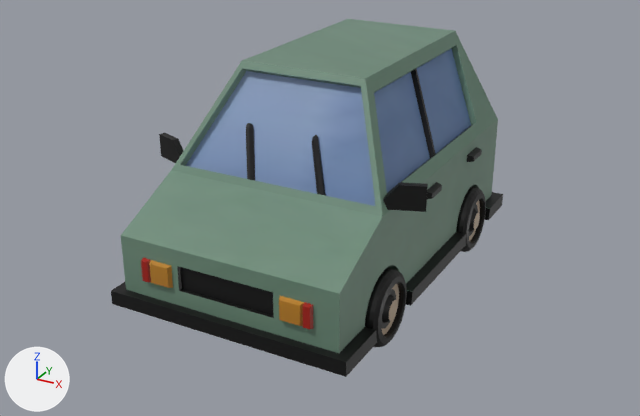
A saved change to the FBX model Assets/Art/PANDANIN/arabalar/araba minik yeni.fbx.
Before and after are seen from a 50 mm lens placed at (2.19, -4.08, 2.14), pointed at (-0.02, -0.06, 0.13). The lights are fixed; the arrows at lower left show +X, +Y and +Z. The older version comes first. Where no turn or scale is listed for an object, it has been applied to the vertices.
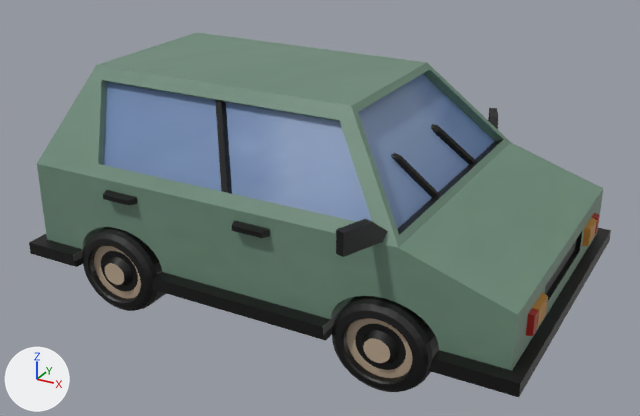
What changed in the scene script:
```text
Change me_plane_096:
    remove me_plane_096.from_pydata(...)  # 1906 vertices, 1658 faces; spans x -0.78..0.78, y -1.09..1.13, z -0.29..0.98
    add me_plane_096.from_pydata(...)  # 1906 vertices, 1658 faces; spans x -1.46..1.41, y -1.02..1.02, z -0.37..0.89
    me_plane_096 part 1: the loose piece of 320 vertices spanning x 0.47..0.67, y 0.45..0.85, z -0.29..0.11 is multiplied about its middle by the matrix ((0.0, -1.3, 0.0), (1.3, 0.0, 0.0), (0.0, 0.0, 1.204)), then moved by (-1.42, 0.09, -0.04)
    me_plane_096 part 2: the loose piece of 320 vertices spanning x 0.47..0.67, y -0.76..-0.36, z -0.29..0.11 is multiplied about its middle by the matrix ((0.0, -1.3, 0.0), (1.3, 0.0, 0.0), (0.0, 0.0, 1.204)), then moved by (0.16, 1.3, -0.04)
    me_plane_096 part 3: the loose piece of 320 vertices spanning x -0.67..-0.47, y 0.45..0.85, z -0.29..0.11 is multiplied about its middle by the matrix ((0.0, -1.3, 0.0), (1.3, 0.0, 0.0), (0.0, 0.0, 1.204)), then moved by (-0.28, -1.4, -0.04)
    me_plane_096 part 4: the loose piece of 320 vertices spanning x -0.67..-0.47, y -0.76..-0.36, z -0.29..0.11 is multiplied about its middle by the matrix ((0.0, -1.3, 0.0), (1.3, 0.0, 0.0), (0.0, 0.0, 1.204)), then moved by (1.3, -0.18, -0.04)
    me_plane_096 part 5: the loose piece of 398 vertices spanning x -0.68..0.68, y -1.09..1.12, z -0.16..0.98 is multiplied about the mesh origin by the matrix ((0.0, -1.3, 0.0), (1.3, 0.0, 0.0), (0.0, 0.0, 0.91))
    me_plane_096 part 6: the loose piece of 8 vertices spanning x 0.61..0.66, y -0.09..0.07, z 0.32..0.36 is turned 90 degrees about the z axis through its middle and scaled by 1.28, then moved by (-0.62, 0.83, -0.03)
    me_plane_096 part 7: the loose piece of 8 vertices spanning x 0.61..0.66, y 0.53..0.7, z 0.32..0.36 is turned 90 degrees about the z axis through its middle and scaled by 1.28, then moved by (-1.43, 0.21, -0.03)
    me_plane_096 part 8: the loose piece of 8 vertices spanning x 0.34..0.58, y 0.11..0.31, z 0.45..0.94 is multiplied about its middle by the matrix ((-0.005, -1.025, -0.102), (1.021, 0.008, -0.136), (0.136, -0.102, 1.016)), then moved by (-0.74, 0.39, -0.06)
    me_plane_096 part 9: the loose piece of 8 vertices spanning x -0.59..-0.34, y 0.11..0.31, z 0.45..0.94 is multiplied about its middle by the matrix ((0.005, -1.025, -0.102), (1.021, -0.008, 0.136), (-0.136, -0.102, 1.016)), then moved by (0.19, -0.81, -0.06)
    me_plane_096 part 10: the loose piece of 24 vertices spanning x 0.13..0.29, y -0.58..-0.4, z 0.4..0.7 is multiplied about its middle by the matrix ((-0.015, -1.05, -0.144), (1.054, 0.001, -0.113), (0.112, -0.144, 1.044)), then moved by (0.43, 0.76, -0.05)
    me_plane_096 part 11: the loose piece of 8 vertices spanning x -0.66..-0.61, y -0.09..0.07, z 0.32..0.36 is turned 90 degrees about the z axis through its middle and scaled by 1.28, then moved by (0.65, -0.81, -0.03)
    me_plane_096 part 12: the loose piece of 8 vertices spanning x -0.66..-0.61, y 0.53..0.7, z 0.32..0.36 is turned 90 degrees about the z axis through its middle and scaled by 1.28, then moved by (-0.17, -1.44, -0.03)
    me_plane_096 part 13: the loose piece of 24 vertices spanning x -0.26..-0.12, y -0.58..-0.4, z 0.4..0.69 is multiplied about its middle by the matrix ((-0.012, -1.029, -0.148), (1.036, 0.002, -0.095), (0.094, -0.148, 1.025)), then moved by (0.83, 0.25, -0.05)
    me_plane_096 part 14: the loose piece of 8 vertices spanning x 0.44..0.49, y -1.06..-1.02, z 0.0..0.14 is turned 90 degrees about the z axis through its middle and scaled by 0.989, then moved by (0.89, 1.64, -0.01)
    me_plane_096 part 15: the loose piece of 8 vertices spanning x -0.49..-0.44, y -1.06..-1.02, z 0.0..0.14 is turned 90 degrees about the z axis through its middle and scaled by 0.989, then moved by (1.82, 0.44, -0.01)
    me_plane_096 part 16: 20 of 1906 vertices moved; they spanned x 0.57..0.78, y -0.56..-0.45, z 0.44..0.56 and now span x 0.58..0.72, y 0.74..1.02, z 0.4..0.51; mean shift (-0.04, 1.39, -0.04); largest move (0.78, -0.48, 0.56) -> (0.62, 1.02, 0.51)
    me_plane_096 part 17: 20 of 1906 vertices moved; they spanned x -0.78..-0.57, y -0.56..-0.45, z 0.44..0.56 and now span x 0.58..0.72, y -1.02..-0.74, z 0.4..0.51; mean shift (1.33, -0.4, -0.04); largest move (-0.78, -0.48, 0.56) -> (0.62, -1.02, 0.51)
    me_plane_096 part 18: 8 of 1906 vertices moved; they spanned x 0.3..0.44, y -1.06..-1.02, z 0.0..0.14 and now span x 1.33..1.38, y 0.39..0.58, z 0.0..0.13; mean shift (0.98, 1.53, -0.01); largest move (0.43, -1.06, 0.12) -> (1.38, 0.56, 0.11)
    me_plane_096 part 19: 8 of 1906 vertices moved; they spanned x -0.44..-0.3, y -1.06..-1.02, z 0.0..0.14 and now span x 1.33..1.38, y -0.58..-0.39, z 0.0..0.13; mean shift (1.73, 0.56, -0.01); largest move (-0.43, -1.06, 0.12) -> (1.38, -0.56, 0.11)
    other edits to the shape of me_plane_096 do not show in these pictures
```

Where the change shows, as pixel boxes [x1, y1, x2, y2] in the pictures (640 x 416 px; the box of a moved part takes in the faces that stretch with it):
'Plane.005', reshaped (48% wider)
    before: [111, 19, 503, 377]
    after: [29, 32, 611, 397]
part 1 of me_plane_096, moved or reshaped (not visible afterwards)
    before: [456, 187, 486, 252]
part 2 of me_plane_096, moved or reshaped (not visible afterwards)
    before: [365, 267, 407, 347]
part 3 of me_plane_096, moved or reshaped (not visible before)
    after: [82, 227, 166, 311]
part 4 of me_plane_096, moved or reshaped (not visible before)
    after: [332, 296, 439, 392]
part 5 of me_plane_096, moved or reshaped
    before: [111, 19, 503, 377]
    after: [29, 32, 611, 397]
part 6 of me_plane_096, moved or reshaped (not visible afterwards)
    before: [427, 182, 442, 199]
part 7 of me_plane_096, moved or reshaped (not visible afterwards)
    before: [467, 147, 482, 162]
part 8 of me_plane_096, moved or reshaped (not visible afterwards)
    before: [411, 68, 436, 158]
part 9 of me_plane_096, moved or reshaped (not visible before)
    after: [215, 100, 232, 194]
part 10 of me_plane_096, moved or reshaped
    before: [312, 135, 326, 196]
    after: [431, 124, 477, 164]
part 11 of me_plane_096, moved or reshaped (not visible before)
    after: [232, 220, 270, 238]
part 12 of me_plane_096, moved or reshaped (not visible before)
    after: [103, 190, 137, 205]
part 13 of me_plane_096, moved or reshaped
    before: [246, 123, 255, 180]
    after: [391, 153, 440, 198]
part 14 of me_plane_096, moved or reshaped
    before: [303, 302, 313, 329]
    after: [592, 213, 600, 235]
part 15 of me_plane_096, moved or reshaped
    before: [141, 258, 151, 282]
    after: [526, 308, 538, 336]
part 16 of me_plane_096, moved or reshaped
    before: [383, 182, 428, 212]
    after: [488, 108, 498, 129]
part 17 of me_plane_096, moved or reshaped
    before: [159, 133, 184, 163]
    after: [336, 219, 388, 257]
part 18 of me_plane_096, moved or reshaped
    before: [279, 296, 304, 326]
    after: [582, 217, 597, 246]
part 19 of me_plane_096, moved or reshaped
    before: [149, 260, 173, 288]
    after: [532, 292, 548, 328]
